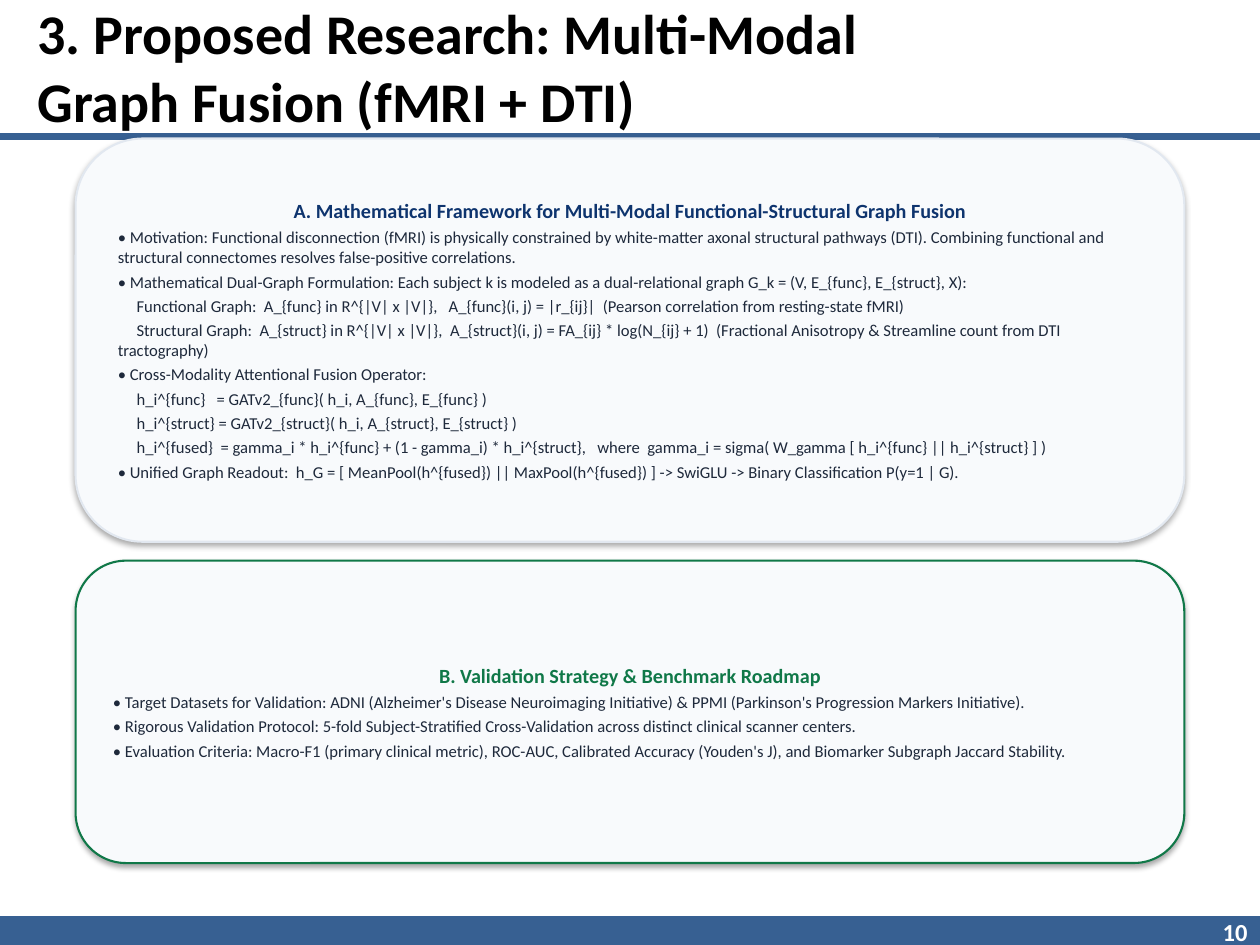
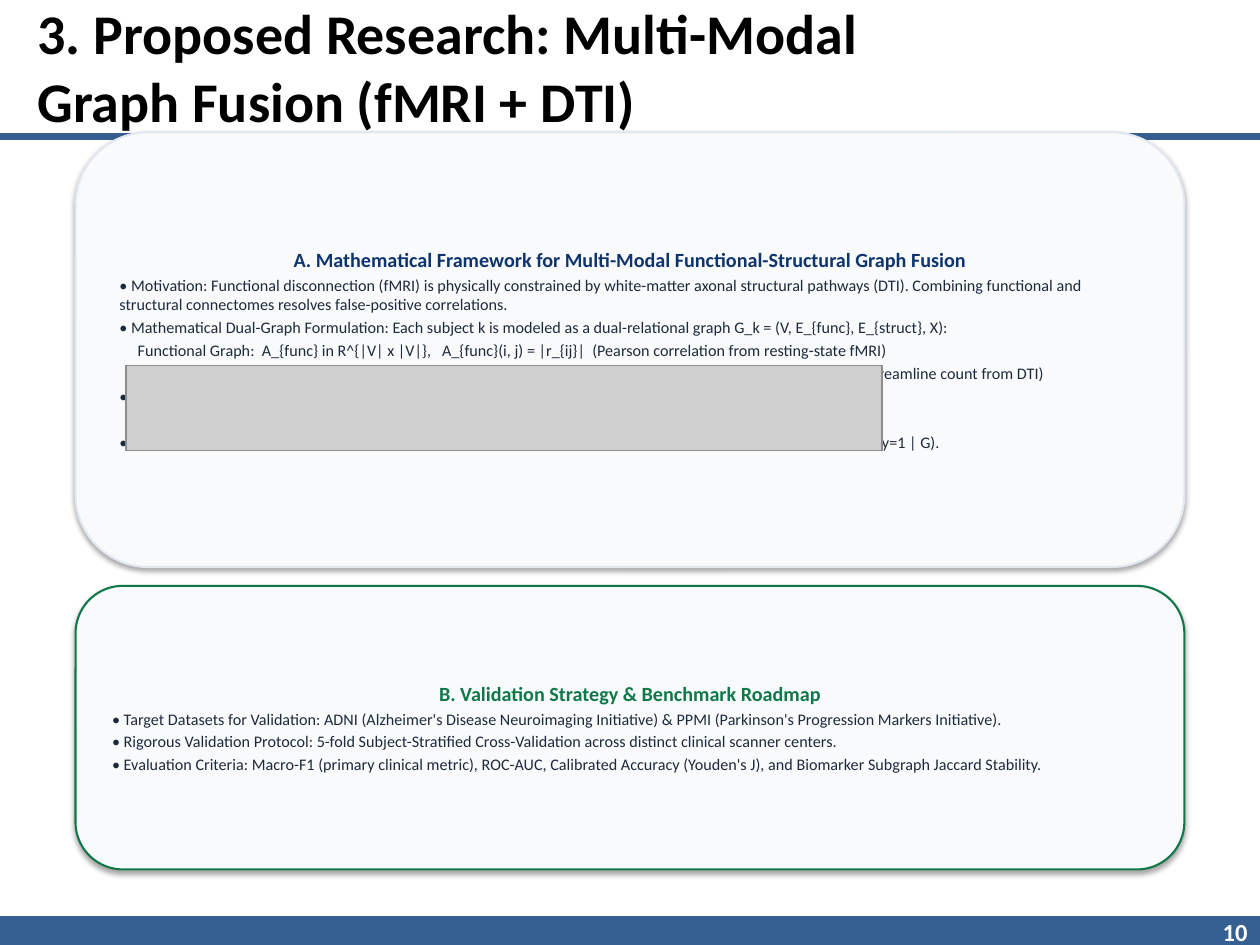
Before and after one commit to AnimeshBasak-14/Neuro-Neo4j, a slide deck: slide 10 of IITR_Neuro_Neo4j_Presentation.pptx. Drawn at 1260x945 pixels with LibreOffice and Linux fonts; fonts in the diff are those of the drawing; grey boxes stand for pictures; background and template pictures are left out. Boxes give left, top, right and bottom in pixels: in the first picture for what was removed or moved away, otherwise in the second. Text is boxed around its words. In the diff, an @@ line names an element or a change of style, - is before the commit and + after.

Commit message:
feat(presentation): embed authentic Computer Modern LaTeX math equations across all slides

```diff
--- a/IITR_Neuro_Neo4j_Presentation.pptx
+++ b/IITR_Neuro_Neo4j_Presentation.pptx
@@ rounded rectangle "A. Mathematical Framework for Multi-Modal ...": place and size @@
-rounded rectangle "A. Mathematical Framework for Multi-Modal ..." at box(76, 139, 1184, 542)
+rounded rectangle "A. Mathematical Framework for Multi-Modal ..." at box(76, 132, 1184, 567)
@@ text in rounded rectangle at box(119, 279, 1082, 453): size 9.5 to 9.2 pt in "• Motivation: Functional disconnection (fMRI) is physically ...", "• Mathematical Dual-Graph Formulation: Each subject k ...", "Functional Graph: A_{func} in R^{|V| x |V|}, ...", "• Unified Graph Readout: h_G = [ ..." @@
@@ picture added at box(126, 365, 882, 450) @@
@@ text in rounded rectangle at box(138, 364, 1044, 384): text changed; size 9.5 to 9.2 pt @@
-Structural Graph: A_{struct} in R^{|V| x |V|}, A_{struct}(i, j) = FA_{ij} * log(N_{ij} + 1) (Fractional Anisotropy & Streamline count from DTI tractography)
-• Cross-Modality Attentional Fusion Operator:
-h_i^{func} = GATv2_{func}( h_i, A_{func}, E_{func} )
-h_i^{struct} = GATv2_{struct}( h_i, A_{struct}, E_{struct} )
-h_i^{fused} = gamma_i * h_i^{func} + (1 - gamma_i) * h_i^{struct}, where gamma_i = sigma( W_gamma [ h_i^{func} || h_i^{struct} ] )
+Structural Graph: A_{struct} in R^{|V| x |V|}, A_{struct}(i, j) = FA_{ij} * log(N_{ij} + 1) (Fractional Anisotropy & Streamline count from DTI)
+• Proposed Multi-Modal Gating Operator (Functional-Structural Fusion):
@@ rounded rectangle "B. Validation Strategy & Benchmark ...": place and size @@
-rounded rectangle "B. Validation Strategy & Benchmark ..." at box(76, 561, 1184, 863)
+rounded rectangle "B. Validation Strategy & Benchmark ..." at box(76, 586, 1184, 869)
@@ text in rounded rectangle at box(124, 713, 1041, 773): size 9.5 to 9.2 pt @@
```
Also in this commit, not shown: 9 other slides changed, 20 other files.
